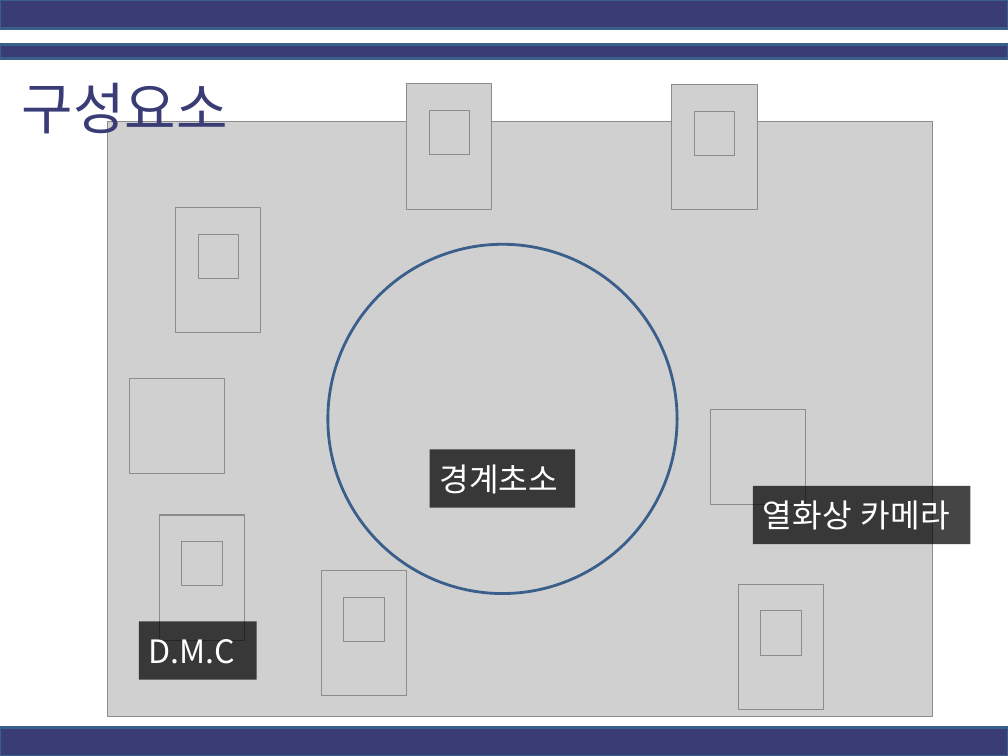
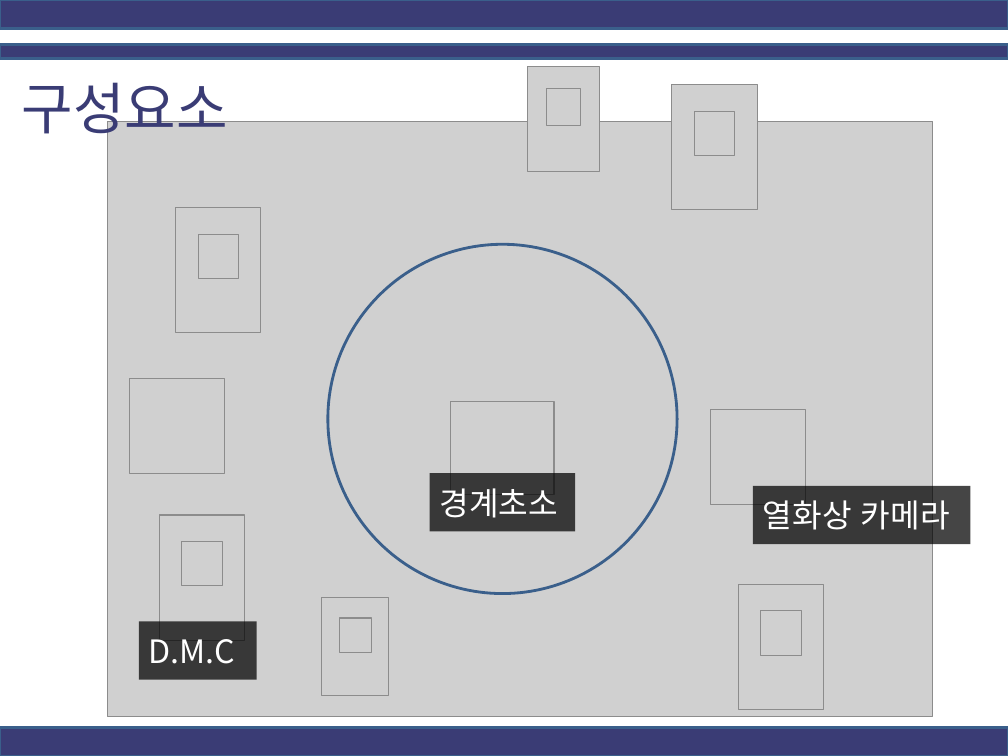
Before and after one commit to junwork123/Deep-Military-Camera, a slide deck: slide 8 of 확장성이 용이한 무인감시체계.pptx. Drawn at 1008x756 pixels with LibreOffice and Linux fonts; fonts in the diff are those of the drawing; grey boxes stand for pictures; background and template pictures are left out. Boxes give left, top, right and bottom in pixels: in the first picture for what was removed or moved away, otherwise in the second. Text is boxed around its words. In the diff, an @@ line names an element or a change of style, - is before the commit and + after.

```diff
--- a/확장성이 용이한 무인감시체계.pptx
+++ b/확장성이 용이한 무인감시체계.pptx
@@ picture removed at bbox=[407, 84, 493, 209] @@
@@ picture added at bbox=[528, 67, 600, 171] @@
@@ picture added at bbox=[546, 89, 581, 126] @@
@@ picture removed at bbox=[429, 111, 470, 155] @@
@@ picture added at bbox=[451, 402, 553, 495] @@
@@ text "경계초소": place and size @@
-text "경계초소" at bbox=[440, 464, 559, 494]
+text "경계초소" at bbox=[440, 488, 559, 518]
@@ rectangle: place and size @@
-rectangle at bbox=[429, 450, 575, 508]
+rectangle at bbox=[429, 473, 575, 531]
@@ picture: place and size @@
-picture at bbox=[322, 571, 407, 696]
+picture at bbox=[322, 597, 389, 696]
@@ picture: place and size @@
-picture at bbox=[344, 597, 384, 641]
+picture at bbox=[339, 618, 371, 653]
```
Also in this commit, not shown: 4 other slides changed, 3 slides added.
